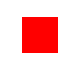
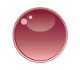
The second (80, 70) image is a revision of the first. Changes to its layers:
renamed "fill" to "Orbs 2_0.png", painted on it over (12, 7, 68, 63)
